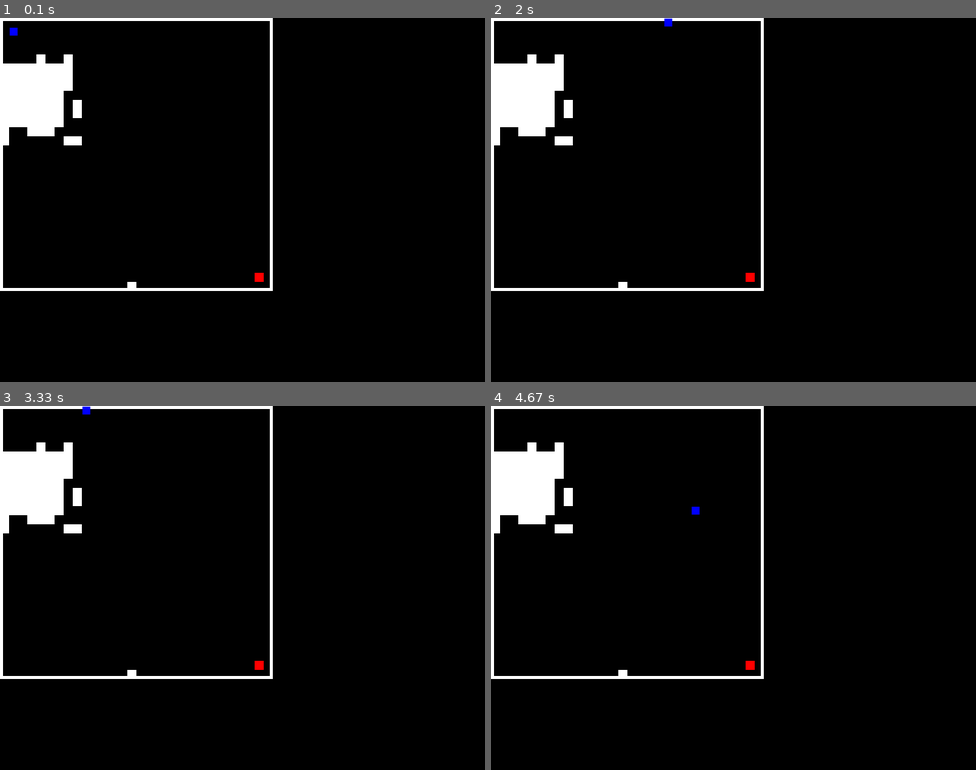
Above: before the commit, frames 1-4 (two rows, left to right).
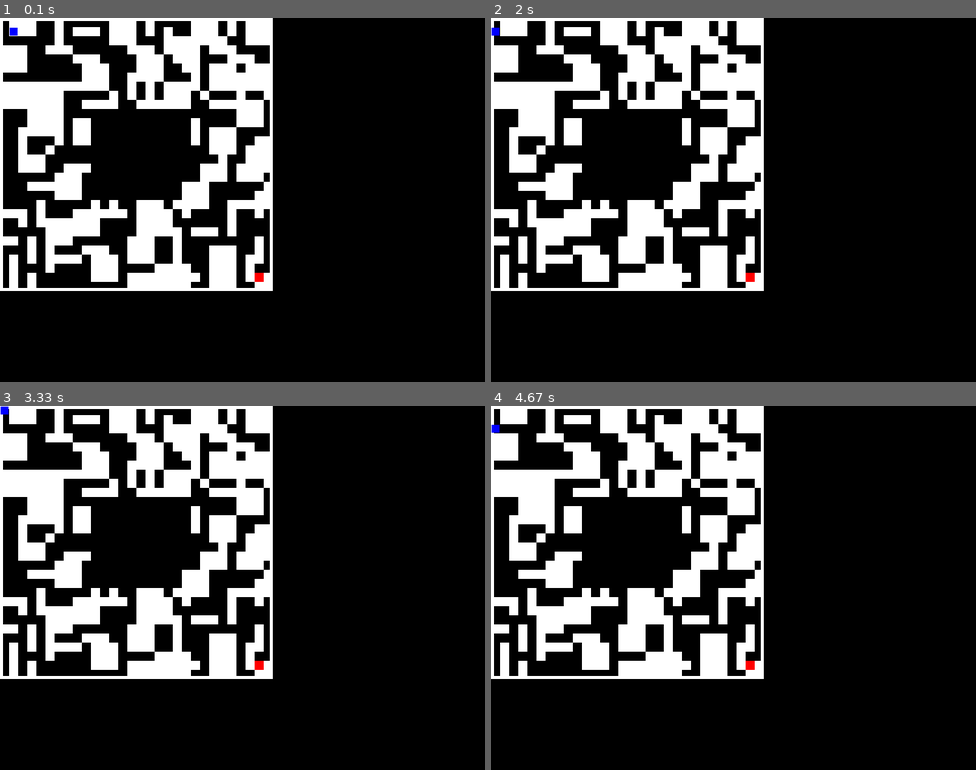
Above: after the commit, the same moments.

Repository: ForestEco/ProcedurallyDrawnMazePygame
Game: pygame game, started from MazeDraw.py
Same seed, same stepped clock (60 frames per second), same inputs: the game is played once before the commit and once after it.
Inputs:
- Up to frame 1 (0.1 s): no input
- Up to frame 2 (2 s): hold Right 0.33-0.8 s; hold Up 0.83-1.13 s; hold Right 1.17-1.63 s; hold Left from 1.67 s (still down)
- Up to frame 3 (3.33 s): release Left at 2.2 s; hold Down 2.23-2.53 s; hold Left 2.57-2.97 s; hold Up from 3 s (still down)
- Up to frame 4 (4.67 s): release Up at 3.37 s; hold Right 3.4-4.03 s; hold Down 4.07-4.43 s; hold Left from 4.47 s (still down)

The runs differ from the first frame. In frame 1, 18% of the frame differs, in the area x 0-56%, y 0-75%; in frame 2, 18%; in frame 3, 18%; in frame 4, 18%.

Commit message:
Working on procedural maze illustration

Diff:
--- a/MazeDraw.py
+++ b/MazeDraw.py
@@ -24,62 +24,39 @@
 RED = (255, 0, 0)
 
 def generate_maze(width, height):
-    maze = [[0 for _ in range(width)] for _ in range(height)]
-    stack = [(0, 0)]
+  maze = [[0 for _ in range(width)] for _ in range(height)]
 
-    while stack:
-        (cx, cy) = stack[-1]
-        maze[cy][cx] = 1
-        neighbors = [(x, y) for (x, y) in [(cx-1, cy), (cx+1, cy), (cx, cy-1), (cx, cy+1)]
-                     if 0 <= x < width and 0 <= y < height and maze[y][x] == 0]
+  max_rect_size = min(width // 10, height // 10)
 
-        if neighbors:
-            (nx, ny) = random.choice(neighbors)
-            if nx == cx:
-                maze[max(ny, cy)][nx] = 1
-            else:
-                maze[ny][max(nx, cx)] = 1
-            stack.append((nx, ny))
-        else:
-            stack.pop()
+  for _ in range(width * height // max_rect_size):
+    x = random.randint(0, width - 1)
+    y = random.randint(0, height - 1)
+    w = random.randint(1, max_rect_size)
+    h = random.randint(1, max_rect_size)
 
-    return maze
+    overlaps = False
+    for i in range(max(0, y - h // 2), min(height, y + h // 2 + 1)):
+      for j in range(max(0, x - w // 2), min(width, x + w // 2 + 1)):
+        if maze[i][j] == 1:
+          overlaps = True
+          break
 
-def dfs(maze, start, end):
-    stack = [start]
-    visited = set()
+    if not overlaps:
+      for i in range(max(0, y - h // 2), min(height, y + h // 2 + 1)):
+        for j in range(max(0, x - w // 2), min(width, x + w // 2 + 1)):
+          maze[i][j] = 1
 
-    while stack:
-        (cx, cy) = stack[-1]
-        maze[cy][cx] = 0
-        visited.add((cx, cy))
-
-        if (cx, cy) == end:
-            # Remove a pixel from each chunk
-            for _ in range(len(stack) // 10):  # Assuming each chunk is 10 pixels long
-                if stack:
-                    stack.pop()
-
-            return maze
-
-        neighbors = [(x, y) for (x, y) in [(cx-1, cy), (cx+1, cy), (cx, cy-1), (cx, cy+1)]
-                     if 0 <= x < len(maze[0]) and 0 <= y < len(maze) and maze[y][x] == 1 and (x, y) not in visited]
-
-        if neighbors:
-            # Use random walk to choose a neighbor
-            (nx, ny) = random.choice(neighbors)
-            stack.append((nx, ny))
-        else:
-            stack.pop()
-
-    return maze
+  return maze
 
 # Define the size of the maze
 mazeWd, mazeHt = 30, 30
 
 # Generate the maze
 maze = generate_maze(mazeWd, mazeHt)
-maze = dfs(maze, (0, 0), (9, 9))
+
+# Print the maze
+for row in maze:
+    print(''.join([' ' if cell == 0 else '#' for cell in row]))
 
 # Define the solid area
 solidArea = [(x, y) for x in range(mazeWd) for y in range(mazeHt) if x in range(10, 20) and y in range(10, 20)]
@@ -93,8 +70,8 @@
         self.y = y
 
     def draw(self, win):
-        pygame.draw.rect(win, BLUE, (self.x*CELL_SIZE+1, self.y*CELL_SIZE+1, CELL_SIZE-2, CELL_SIZE-2))
-
+        if 0 <= self.x < len(maze[0]) and 0 <= self.y < len(maze):
+            pygame.draw.rect(win, BLUE, (self.x * CELL_SIZE + 1, self.y * CELL_SIZE + 1, CELL_SIZE - 2, CELL_SIZE - 2))
     def move(self, dx, dy):
         new_x = self.x + dx
         new_y = self.y + dy
